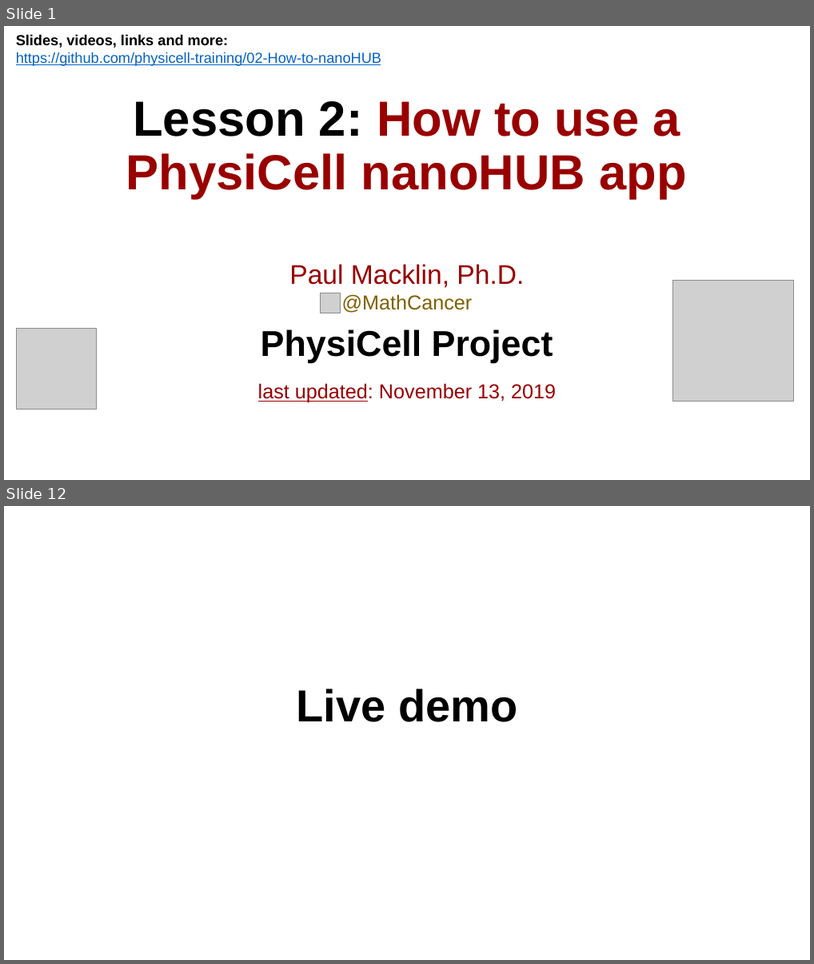
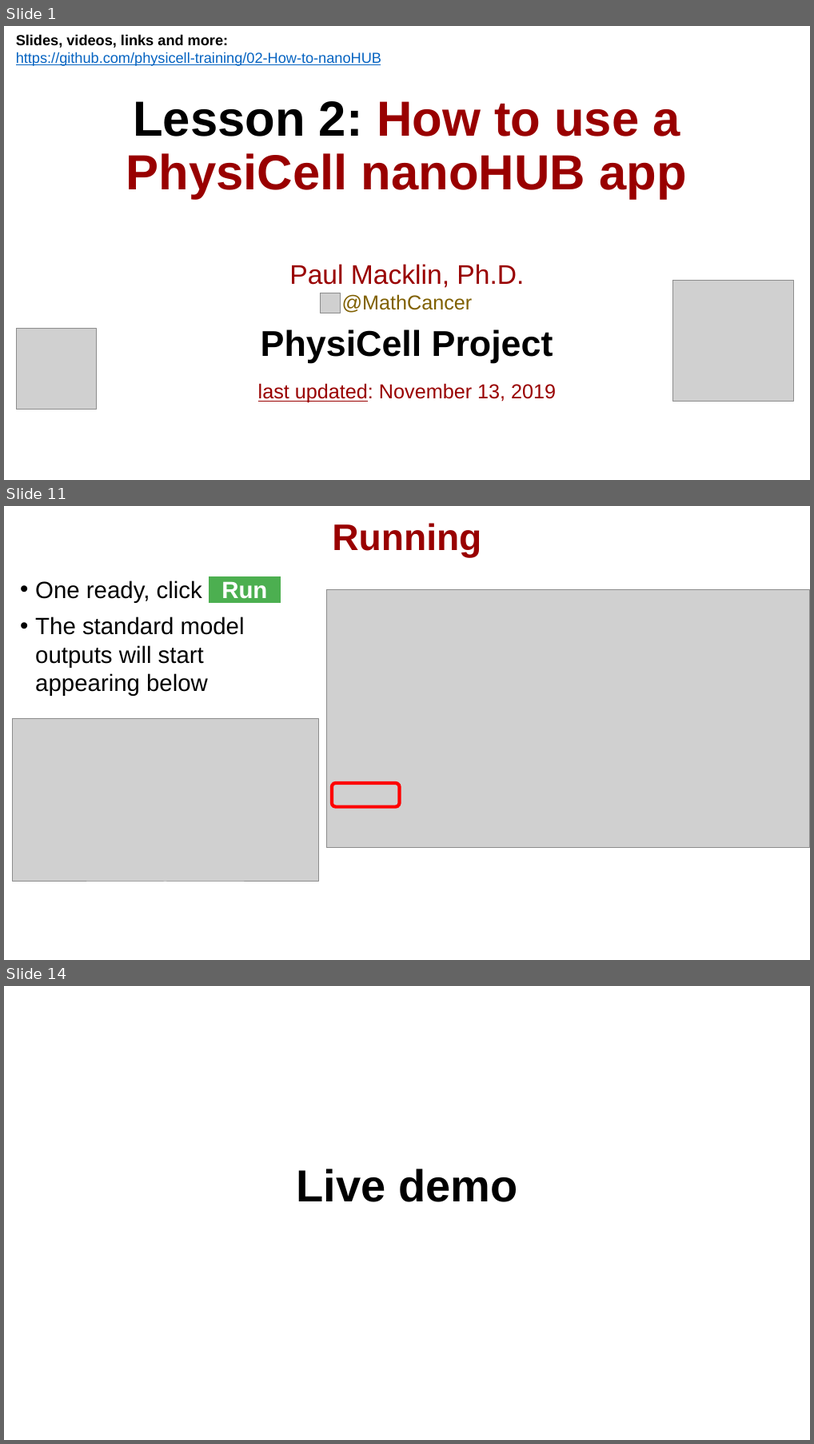
Before and after one commit to physicell-training/02-How-to-nanoHUB, a slide deck: pptx_source/02-How-to-nanoHUB.pptx. Shown one above the other, each under a label of ours: slides 1 and 12 before the commit, slides 1, 11 and 14 after it; the slides between them are not shown. The pictures are 814x964 and 814x1444 pixels, drawn with LibreOffice and Linux fonts; fonts in the diff are those of the drawing; grey boxes stand for pictures; background and template pictures are left out. Boxes give left, top, right and bottom in pixels: in the first picture for what was removed or moved away, otherwise in the second. Text is boxed around its words. In the diff, an @@ line names an element or a change of style, - is before the commit and + after.

```diff
--- a/pptx_source/02-How-to-nanoHUB.pptx
+++ b/pptx_source/02-How-to-nanoHUB.pptx
@@ slide 11 added at [4, 506, 810, 960], background #FFFFFF @@
@@ title added at [332, 523, 482, 557], 33 pt, text #990000, bold @@
+Running
@@ text added at [35, 580, 267, 696], 21 pt, text #000000 @@
+• One ready, click Run .
+• The standard model outputs will start appearing below
@@ picture added at [326, 590, 810, 847] @@
@@ picture added at [12, 718, 318, 881] @@
@@ rounded rectangle added at [332, 783, 400, 806], outline #FF0000 3 pt @@
@@ what was slide 12 is now slide 14 @@
```
Also in this commit, not shown: 5 slides changed, 6 other slides added, 5 slides removed, 1 other file.
